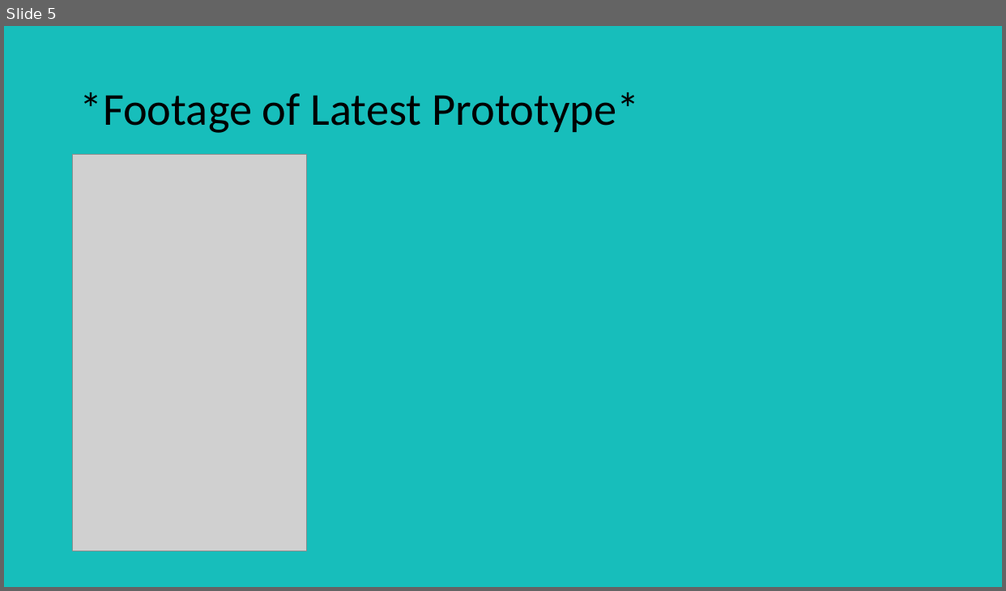
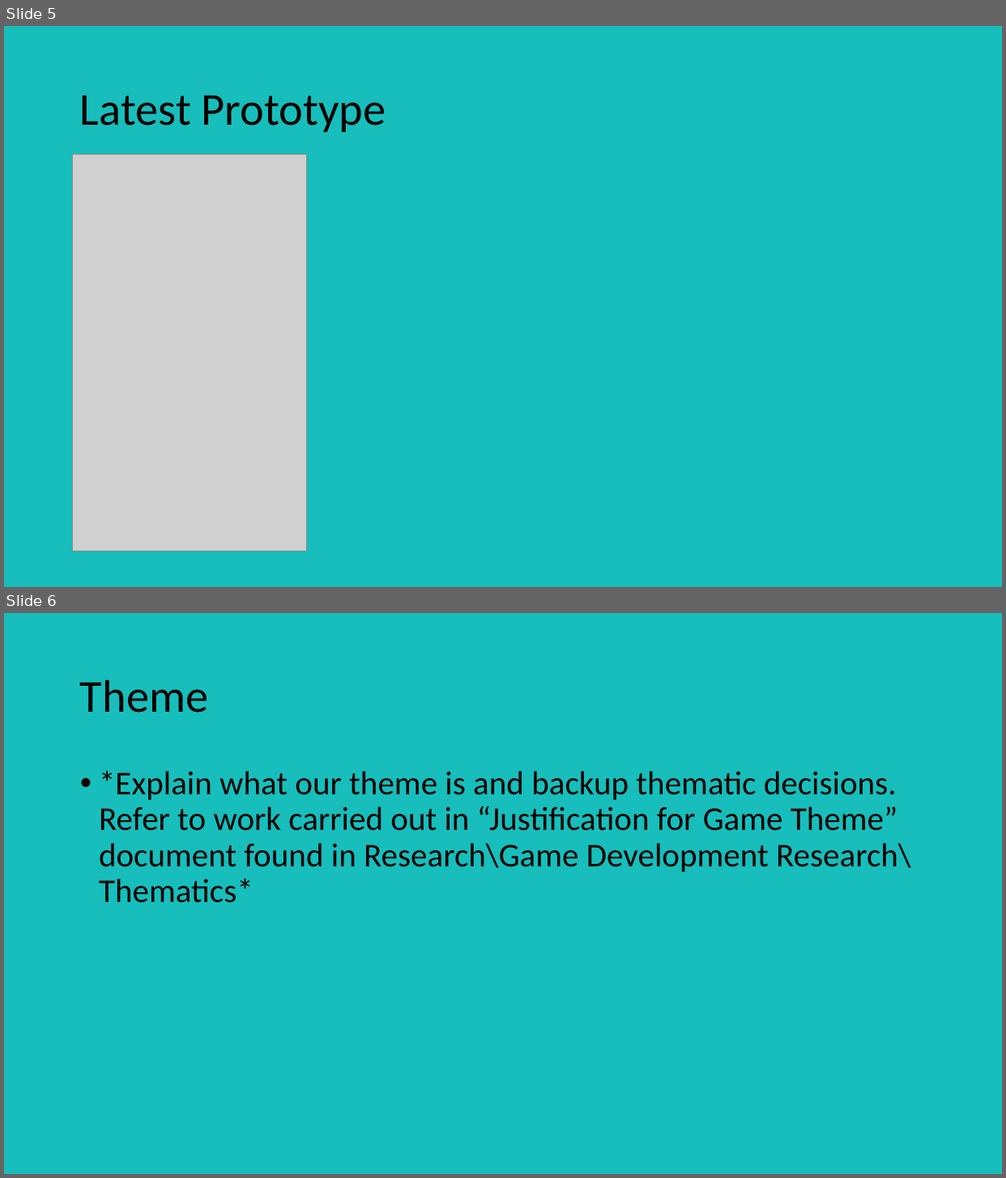
Before and after one commit to UoSGroupProjects1718/mgp-mgp-group-6, a slide deck: Pitch Presentations/Second Pitch Template.pptx. Shown one above the other, each under a label of ours: slide 5 before the commit, slides 5 and 6 after it. The pictures are 1006x591 and 1006x1178 pixels, drawn with LibreOffice and Linux fonts; fonts in the diff are those of the drawing; grey boxes stand for pictures. Boxes give left, top, right and bottom in pixels: in the first picture for what was removed or moved away, otherwise in the second. Text is boxed around its words. In the diff, an @@ line names an element or a change of style, - is before the commit and + after.

```diff
--- a/Pitch Presentations/Second Pitch Template.pptx
+++ b/Pitch Presentations/Second Pitch Template.pptx
@@ slide 6 added at [4,613,1002,1174], background #17BEBB @@
@@ title added at [80,680,208,713], 44 pt, text #000000 @@
+Theme
@@ text added at [99,771,911,903], 32 pt, text #000000 @@
+• *Explain what our theme is and backup thematic decisions. Refer to work carried out in “Justification for Game Theme” document found in Research\Game Development Research\ Thematics*
@@ slide 5 changed as well @@
@@ title at [80,95,386,132]: text changed @@
-*Footage of Latest Prototype*
+Latest Prototype
```
Also in this commit, not shown: 7 other slides changed, 3 other slides added, 1 slide removed, 8 other files.
